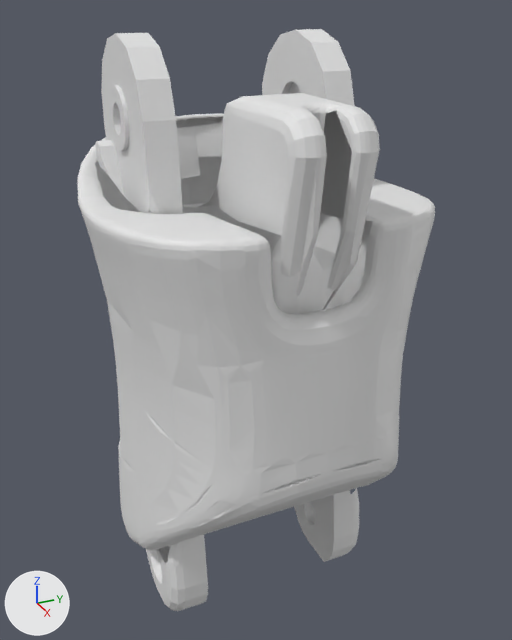
The OBJ model assets/meshes/gen_2_5_L/optimized/asy_left_hand_gen251_sim_thumb_gen2511_proximal.obj: old version first, new version second.
Camera for both pictures: a camera (50 mm lens) standing at (0.0453, -0.0181, 0.007) and looking at (0.0033, 0.0008, -0.014). The lights are fixed; the arrows at lower left show +X, +Y and +Z. The picture after the commit comes second. Where no turn or scale is listed for an object, it has been applied to the vertices.

The first picture shows 'asy_left_hand_gen251_sim_thumb_gen2511_proximal'.
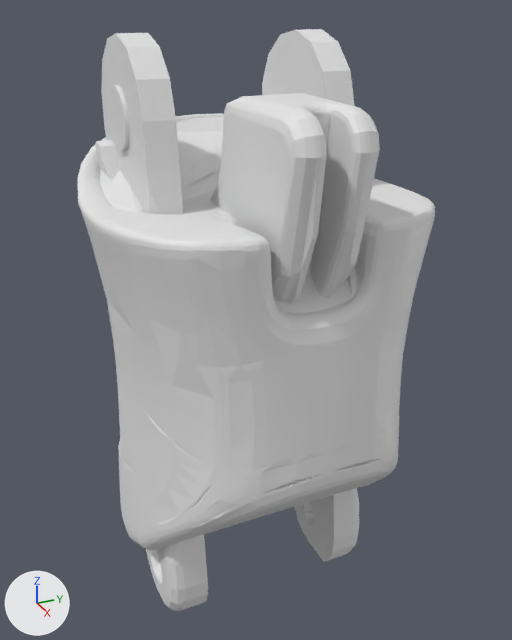
What the commit changed:
me_asy_left_hand_gen251_sim_thumb_gen2511_proximal is used by ob_asy_left_hand_gen251_sim_thumb_gen2511_proximal; location (0.0, 0.0, 0.0).
me_asy_left_hand_gen251_sim_thumb_gen2511_proximal had 4153 vertices, 7978 faces and spanned x -0.0086..0.0155, y -0.0102..0.0107, z -0.035..0.005.
me_asy_left_hand_gen251_sim_thumb_gen2511_proximal now has 4248 vertices, 8488 faces and spans x -0.0086..0.0155, y -0.0102..0.0107, z -0.035..0.005.
me_asy_left_hand_gen251_sim_thumb_gen2511_proximal part 1: 74 vertices removed from x -0.0066..0.0092, y -0.0058..0.0052, z -0.006..-0.0014; 116 vertices added at x -0.0058..0.0132, y -0.0083..0.0087, z -0.0119..0.0015.
me_asy_left_hand_gen251_sim_thumb_gen2511_proximal part 2: 10 vertices removed from x -0.0019..0.0079, y -0.0052..0.007, z -0.0294..-0.0233; 61 vertices added at x -0.0007..0.008, y -0.0081..0.0085, z -0.0327..-0.0234.
Other edits to the shape of me_asy_left_hand_gen251_sim_thumb_gen2511_proximal do not show in these pictures.

Where the change shows, as pixel boxes [x1, y1, x2, y2] in the pictures (512 x 640 px; the box of a moved part takes in the faces that stretch with it):
part 1 of me_asy_left_hand_gen251_sim_thumb_gen2511_proximal, moved or reshaped
    before: [177, 118, 223, 207]
    after: [95, 81, 373, 314]
part 2 of me_asy_left_hand_gen251_sim_thumb_gen2511_proximal, built on (mostly hidden)
    after: [159, 488, 356, 563]
